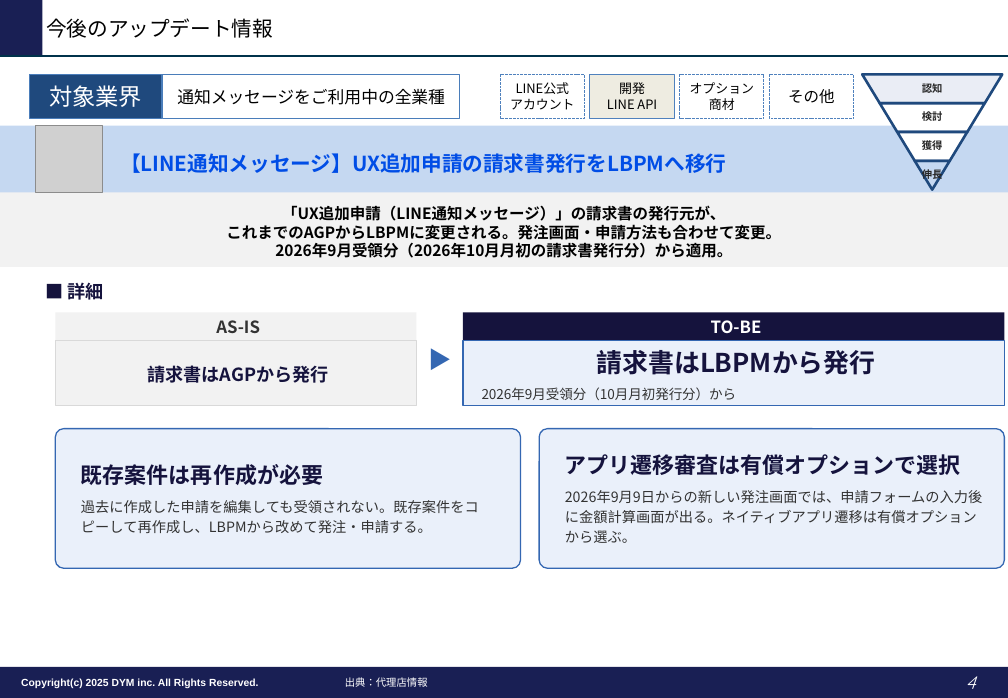
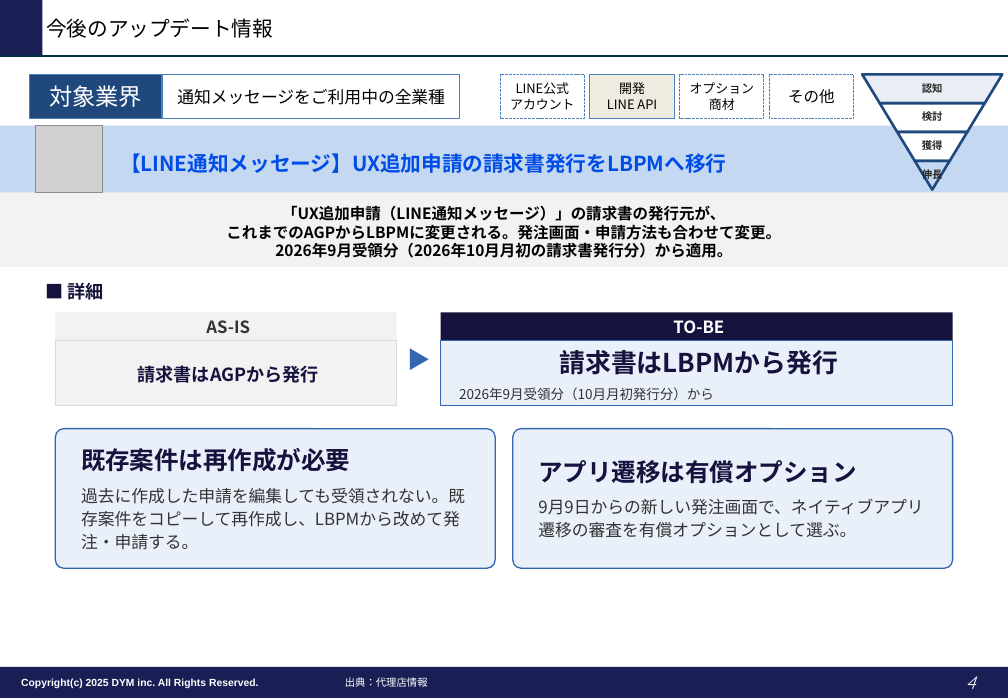
Before and after one commit to tonomura-r-dev/folder, a slide deck: slide 4 of LINEOA媒体最新情報_2026年10月トレンドレポート.pptx. Drawn at 1008x698 pixels with LibreOffice and Linux fonts; fonts in the diff are those of the drawing; grey boxes stand for pictures; background and template pictures are left out. Boxes give left, top, right and bottom in pixels: in the first picture for what was removed or moved away, otherwise in the second. Text is boxed around its words. In the diff, an @@ line names an element or a change of style, - is before the commit and + after.

```diff
--- a/LINEOA媒体最新情報_2026年10月トレンドレポート.pptx
+++ b/LINEOA媒体最新情報_2026年10月トレンドレポート.pptx
@@ rectangle "AS-IS": place and size @@
-rectangle "AS-IS" at (56,313,417,341)
+rectangle "AS-IS" at (56,313,397,341)
@@ text "▶": place and size @@
-text "▶" at (417,313,464,406)
+text "▶" at (396,313,440,406)
@@ rectangle "TO-BE": place and size @@
-rectangle "TO-BE" at (464,313,1005,341)
+rectangle "TO-BE" at (441,313,953,341)
@@ rectangle "請求書はAGPから発行": place and size @@
-rectangle "請求書はAGPから発行" at (56,341,417,406)
+rectangle "請求書はAGPから発行" at (56,341,397,406)
@@ rectangle "請求書はLBPMから発行": place and size @@
-rectangle "請求書はLBPMから発行" at (464,341,1005,406)
+rectangle "請求書はLBPMから発行" at (441,341,953,406)
@@ rounded rectangle "既存案件は再作成が必要": place and size @@
-rounded rectangle "既存案件は再作成が必要" at (56,429,521,569)
+rounded rectangle "既存案件は再作成が必要" at (56,429,496,569)
@@ rounded rectangle "既存案件は再作成が必要" at (56,429,496,569): size 17 to 19 pt in "既存案件は再作成が必要"; size 11 to 13 pt in "過去に作成した申請を編集しても受領されない。既存案件をコピーして再作成し、LBPMから改めて発注・申請する。" @@
@@ rounded rectangle "アプリ遷移は有償オプション": place and size @@
-rounded rectangle "アプリ遷移は有償オプション" at (540,429,1005,569)
+rounded rectangle "アプリ遷移は有償オプション" at (513,429,953,569)
@@ text in rounded rectangle at (538,460,923,538): text changed; size 11 to 13 pt @@
-アプリ遷移審査は有償オプションで選択
-2026年9月9日からの新しい発注画面では、申請フォームの入力後に金額計算画面が出る。ネイティブアプリ遷移は有償オプションから選ぶ。
+アプリ遷移は有償オプション
+9月9日からの新しい発注画面で、ネイティブアプリ遷移の審査を有償オプションとして選ぶ。
```
Also in this commit, not shown: 8 other slides changed, 2 other files.
